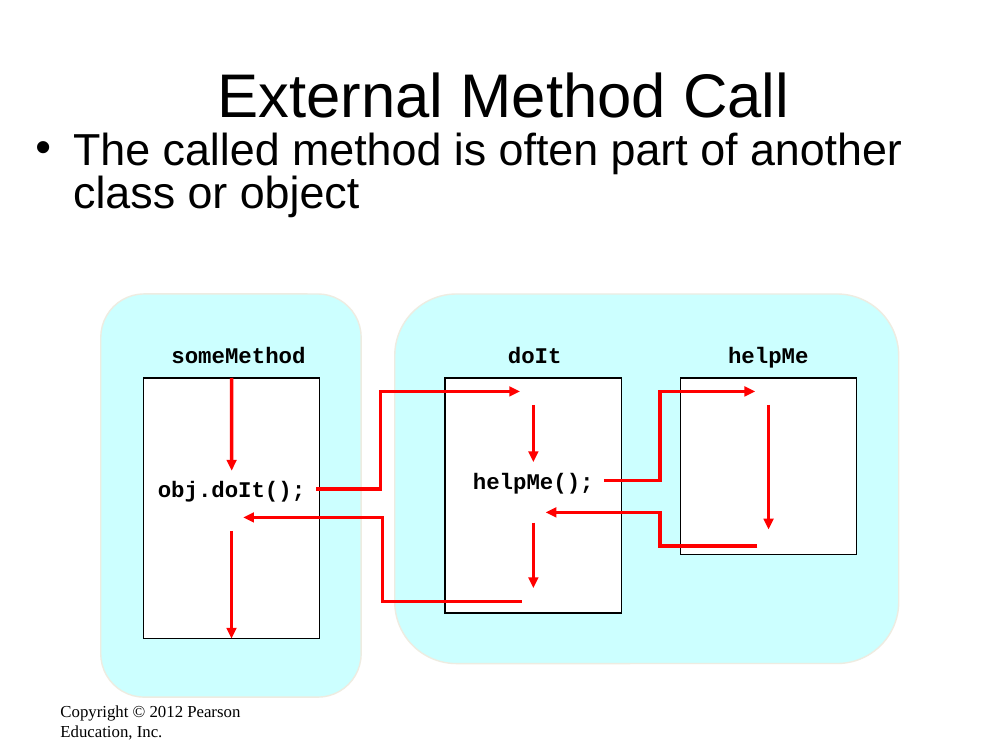
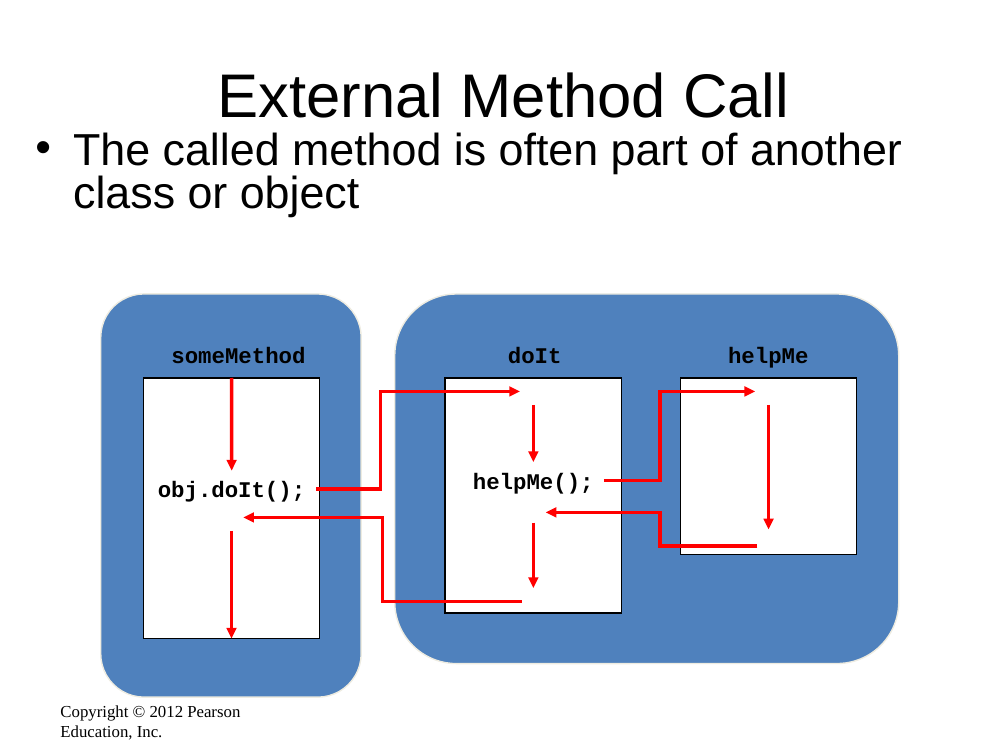
Before and after one commit to emhill/151-S15, a slide deck: slide 16 of src/morea/materials/04-UsingClasses.pptx. Drawn at 1008x756 pixels with LibreOffice and Linux fonts; fonts in the diff are those of the drawing. Boxes give left, top, right and bottom in pixels: in the first picture for what was removed or moved away, otherwise in the second. Text is boxed around its words. In the diff, an @@ line names an element or a change of style, - is before the commit and + after.

```diff
--- a/src/morea/materials/04-UsingClasses.pptx
+++ b/src/morea/materials/04-UsingClasses.pptx
@@ rounded rectangle at [101, 294, 361, 698]: fill #CCFFFF to #4F81BD @@
@@ rounded rectangle at [395, 294, 899, 664]: fill #CCFFFF to #4F81BD @@
```
Also in this commit, not shown: 3 other slides changed, 6 other files.
